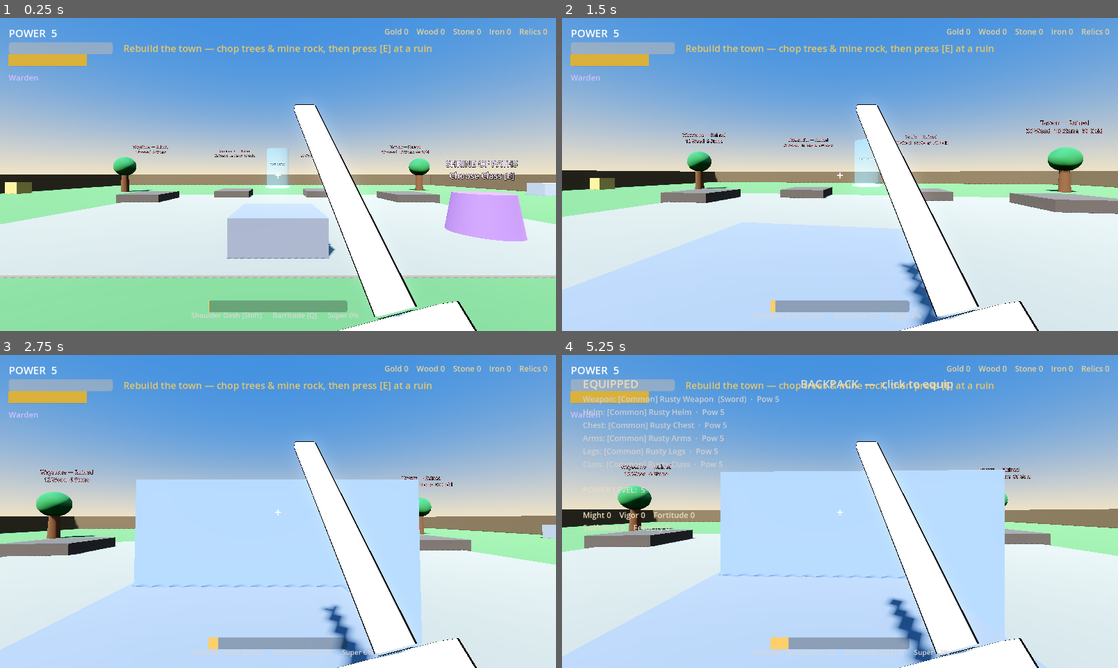
Above: before the commit, frames 1-4 (two rows, left to right).
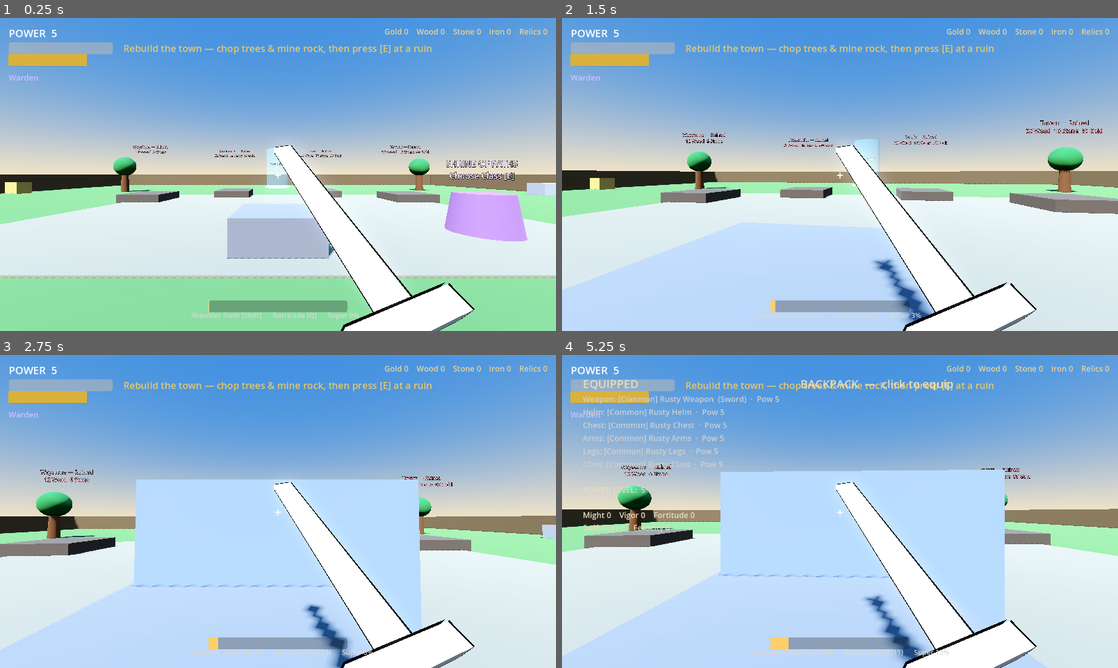
Above: after the commit, the same moments.

Repository: trevorvail3/Slayer
Game: Godot game, scene res://scenes/hub.tscn
Two runs of this game, one before a commit and one after it. Both use one fixed random seed, a clock stepped at 60 frames per second and the inputs below.
Inputs (mouse positions are in pixels of both pictures, inside the frame that each line leads up to):
- Up to frame 1 (0.25 s): no input
- Up to frame 2 (1.5 s): tap E (interact) at 0.5, 1.25 s; move the mouse to (867, 174) at 0.52 s; press the mouse at (867, 174) at 0.53 s; hold W (move_forward) from 0.53 s (still down); tap Space (jump) at 0.77 s; move the mouse to (812, 174) at 1.27 s; release the mouse at (812, 174) at 1.28 s; right-click (812, 174) at 1.35 s
- Up to frame 3 (2.75 s): keep holding W (move_forward); tap Space (jump) at 1.52 s; tap E (interact) at 2 s; move the mouse to (289, 505) at 2.02 s; hold Q (class_ability) from 2.03 s (still down)
- Up to frame 4 (5.25 s): keep holding W (move_forward); tap E (interact) at 2.75, 3.5, 3.6, 4.25 s; move the mouse to (834, 517) at 2.77 s; release Q (class_ability) at 2.78 s; tap Shift (dodge) at 2.85 s; click (834, 517) at 2.92 s; tap Space (jump) at 3.02, 3.77, 4.52 s; move the mouse to (878, 514) at 3.52 s; move the mouse to (795, 508) at 4.27 s; tap F (super) at 4.35 s; move the mouse to (845, 511) at 5.02 s; tap I at 5.1 s; click (845, 511) at 5.17 s

The runs differ from the first frame. In frame 1, 4.5% of the frame differs, in the area x 49-86%, y 27-100%; in frame 2, 5.4%; in frame 3, 6.3%; in frame 4, 6.4%.

Commit message:
Tune: ranged damage down, sword swing widened, smaller hit numbers
- Bow dmg_mult 2.0 -> 1.5, crossbow 1.4 -> 0.7 (crossbow fires fast; per-bolt
  was far too high). Ranged hit numbers now sit in a sane range.
- Damage-number font shrunk (crit 130->88, normal 90->60) so big hits don't
  swallow the screen.
- Sword reworked from a flick into a wide diagonal slash: cocked over the right
  shoulder, carved down and across the body (~150deg sweep); slightly slower/
  weightier (windup 0.13->0.19, cooldown 0.42->0.5, reach 3.0->3.2).

Co-Authored-By: Claude Opus 4.8 <noreply@anthropic.com>
Claude-Session: https://claude.ai/code/session_01BSW54Paq7ZG23rR9KqKiVs

Diff:
--- a/data/weapon_defs.gd
+++ b/data/weapon_defs.gd
@@ -43,7 +43,7 @@
 		ItemData.WeaponType.BOW:
 			return {
 				"ranged": true, "charge": true, "sweep": false, "bleed": false,
-				"dmg_mult": 2.0, "cooldown": 0.25, "windup": 0.0, "range": 60.0, "stamina": 12.0,
+				"dmg_mult": 1.5, "cooldown": 0.25, "windup": 0.0, "range": 60.0, "stamina": 12.0,
 				"anim": "aim", "color": Color("8a5a32"),
 				"rest_pos": Vector3(0.20, -0.22, -0.52), "rest_rot": Vector3(0, 10, 8),
 				"windup_rot": Vector3.ZERO, "strike_rot": Vector3.ZERO,
@@ -51,7 +51,7 @@
 		ItemData.WeaponType.CROSSBOW:
 			return {
 				"ranged": true, "charge": false, "sweep": false, "bleed": false,
-				"dmg_mult": 1.4, "cooldown": 0.55, "windup": 0.0, "range": 60.0, "stamina": 10.0,
+				"dmg_mult": 0.7, "cooldown": 0.55, "windup": 0.0, "range": 60.0, "stamina": 10.0,
 				"anim": "aim", "color": Color("7a6a52"),
 				"rest_pos": Vector3(0.24, -0.26, -0.48), "rest_rot": Vector3(0, 4, 0),
 				"windup_rot": Vector3.ZERO, "strike_rot": Vector3.ZERO,
@@ -59,8 +59,10 @@
 		_:  # SWORD (and NONE/default)
 			return {
 				"ranged": false, "charge": false, "sweep": false, "bleed": false,
-				"dmg_mult": 1.0, "cooldown": 0.42, "windup": 0.13, "range": 3.0, "stamina": 12.0,
+				"dmg_mult": 1.0, "cooldown": 0.5, "windup": 0.19, "range": 3.2, "stamina": 12.0,
 				"anim": "slash", "color": Color("d6dae4"),
-				"rest_pos": Vector3(0.33, -0.40, -0.55), "rest_rot": Vector3(52, 18, 8),
-				"windup_rot": Vector3(80, 55, 24), "strike_rot": Vector3(16, -44, -40),
+				# A wide diagonal slash: cocked over the right shoulder, then carved
+				# down and across the body to a low-left follow-through (~150° sweep).
+				"rest_pos": Vector3(0.33, -0.38, -0.55), "rest_rot": Vector3(34, 22, 12),
+				"windup_rot": Vector3(-28, 78, 40), "strike_rot": Vector3(48, -80, -60),
 			}
--- a/scripts/fx/damage_number.gd
+++ b/scripts/fx/damage_number.gd
@@ -12,13 +12,13 @@
 	if is_crit:
 		text = "%d!" % amount
 		modulate = Color(1.0, 0.82, 0.2)
-		font_size = 130
-		outline_size = 24
+		font_size = 88
+		outline_size = 16
 	else:
 		text = str(amount)
 		modulate = Color(1, 1, 1)
-		font_size = 90
-		outline_size = 16
+		font_size = 60
+		outline_size = 12
 
 	var start_y := position.y
 	# Slight horizontal scatter so stacked hits don't overlap perfectly.
